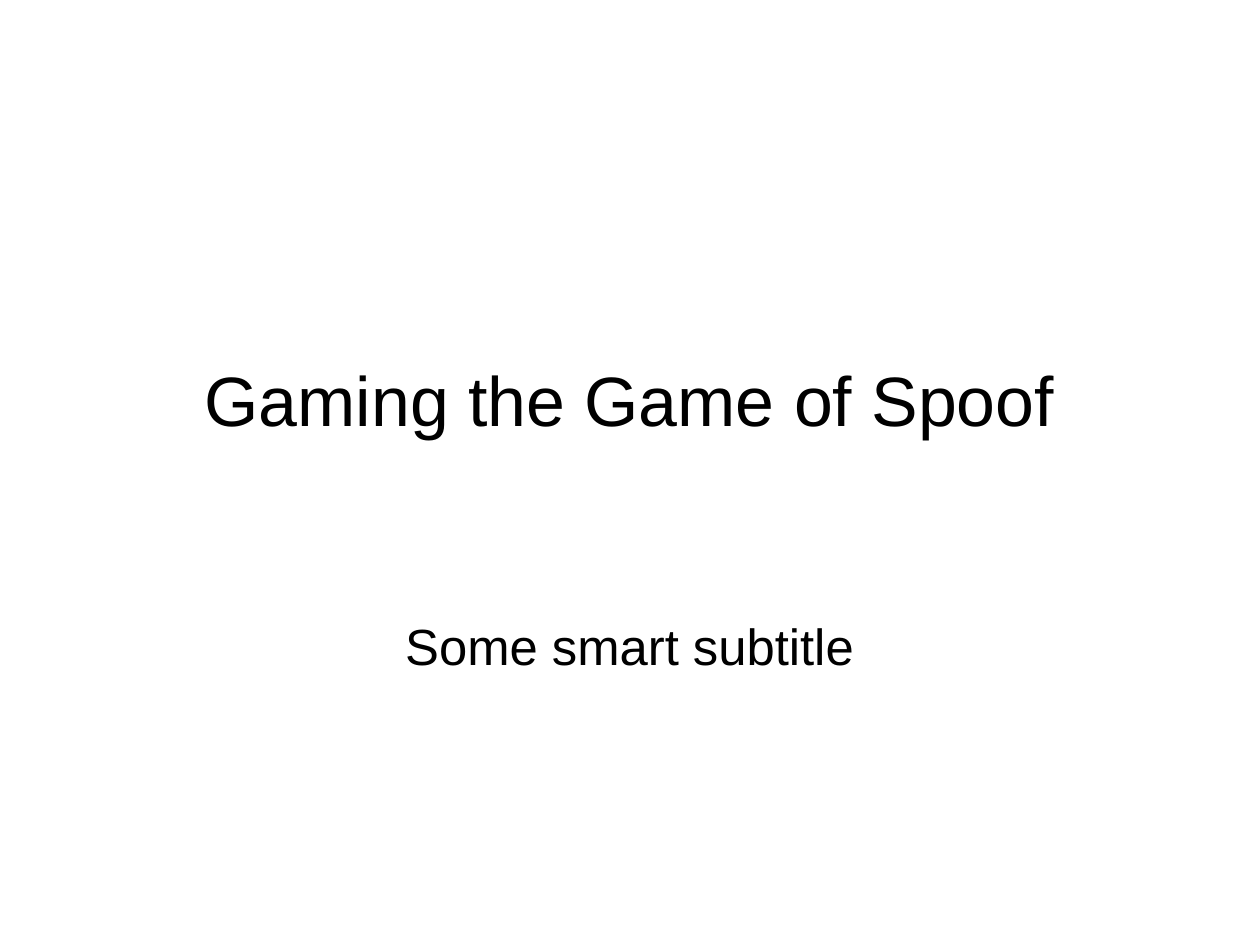
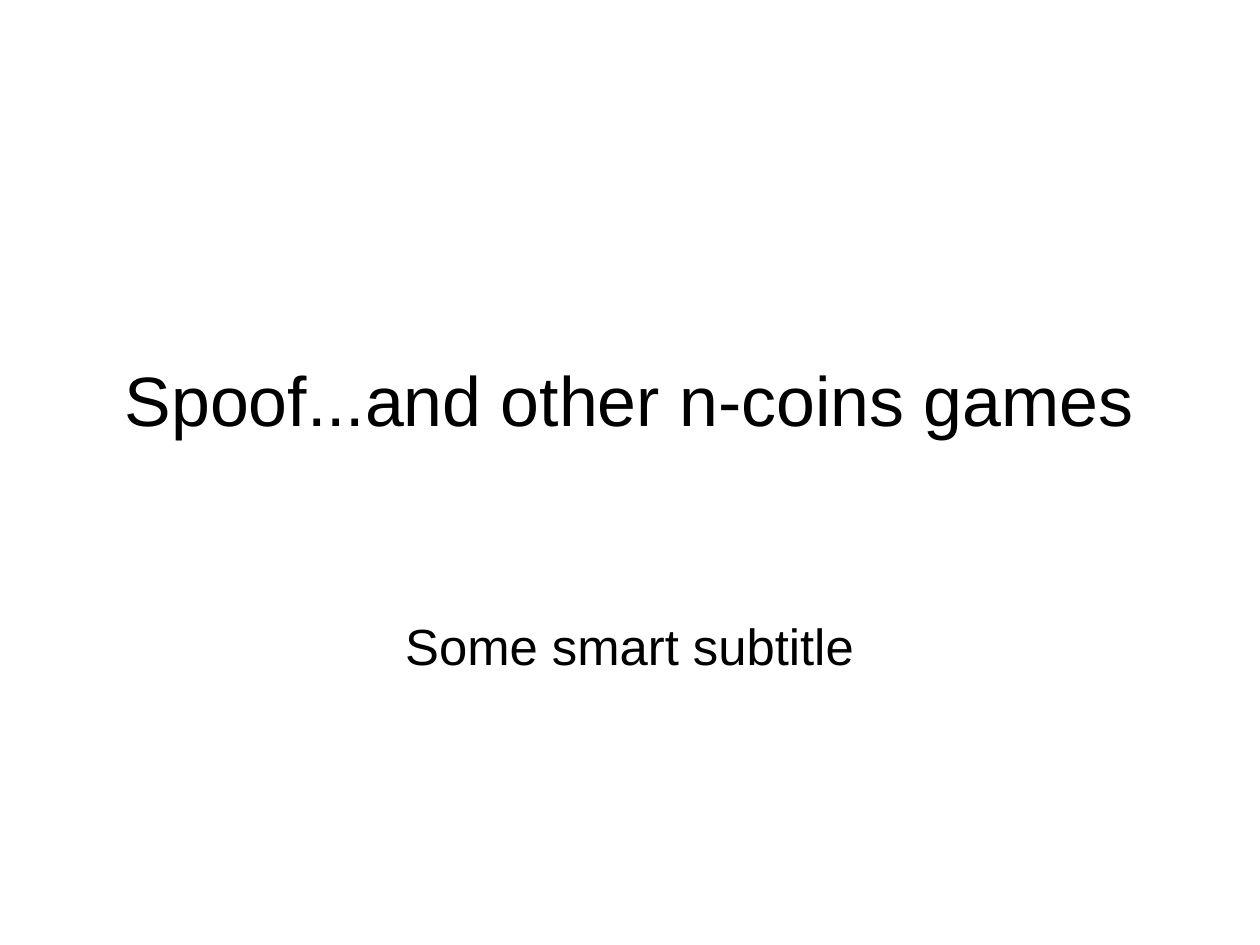
Before and after one commit to rpgowers/DeepSpoof, a slide deck: slide 1 of presentation.odp. Drawn at 1260x945 pixels with LibreOffice and Linux fonts; fonts in the diff are those of the drawing. Boxes give left, top, right and bottom in pixels: in the first picture for what was removed or moved away, otherwise in the second. Text is boxed around its words. In the diff, an @@ line names an element or a change of style, - is before the commit and + after.

```diff
--- a/presentation.odp
+++ b/presentation.odp
@@ title at [125,375,1134,439]: text changed @@
-Gaming the Game of Spoof
+Spoof...and other n-coins games
```
Also in this commit, not shown: 4 other slides changed, 2 slides added, 2 slides removed, 2 other files.
